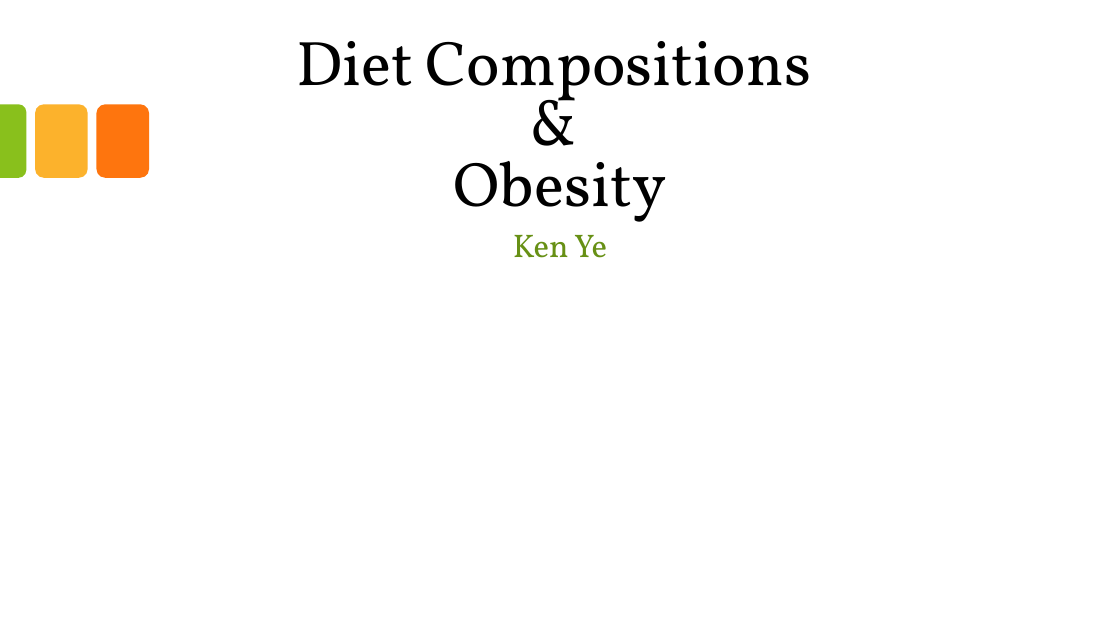
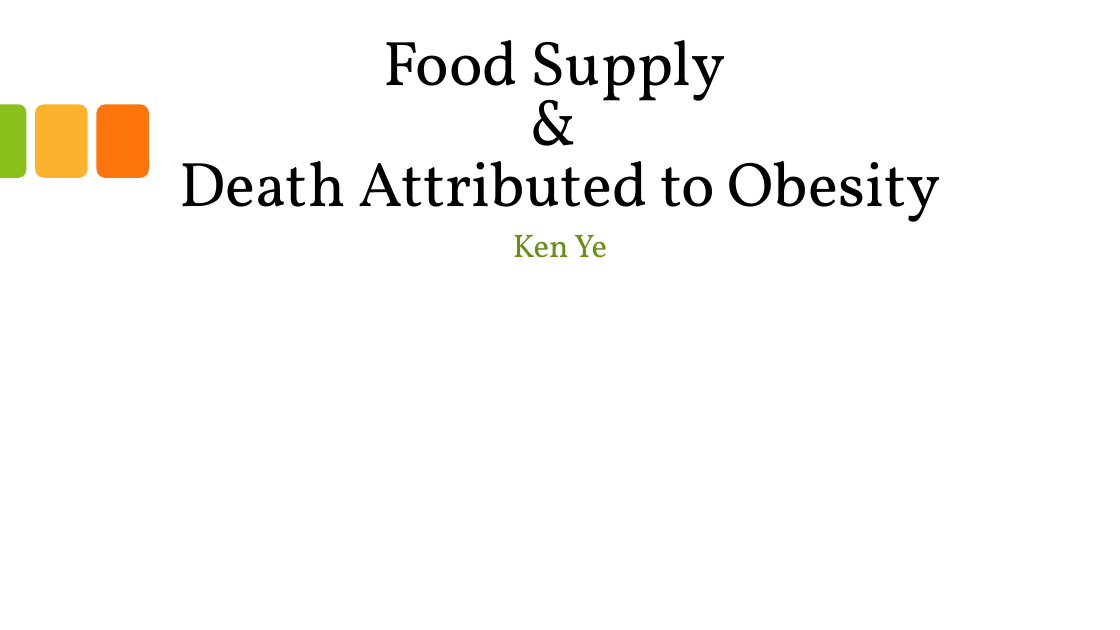
Before and after one commit to KenYe23/Diet-Compositions-and-Obesity, a slide deck: slide 1 of Food Supply and Death Attributed to Obesity.pptx. Drawn at 1120x630 pixels with LibreOffice and Linux fonts; fonts in the diff are those of the drawing; background and template pictures are left out. Boxes give left, top, right and bottom in pixels: in the first picture for what was removed or moved away, otherwise in the second. Text is boxed around its words. In the diff, an @@ line names an element or a change of style, - is before the commit and + after.

Commit message:
finished slides

```diff
--- a/Food Supply and Death Attributed to Obesity.pptx
+++ b/Food Supply and Death Attributed to Obesity.pptx
@@ title at [180,40,941,222]: text changed @@
-Diet Compositions
-&
-Obesity
+Food Supply
+&
+Death Attributed to Obesity
```
Also in this commit, not shown: 27 slides added, 6 slides removed, 6 other files.
